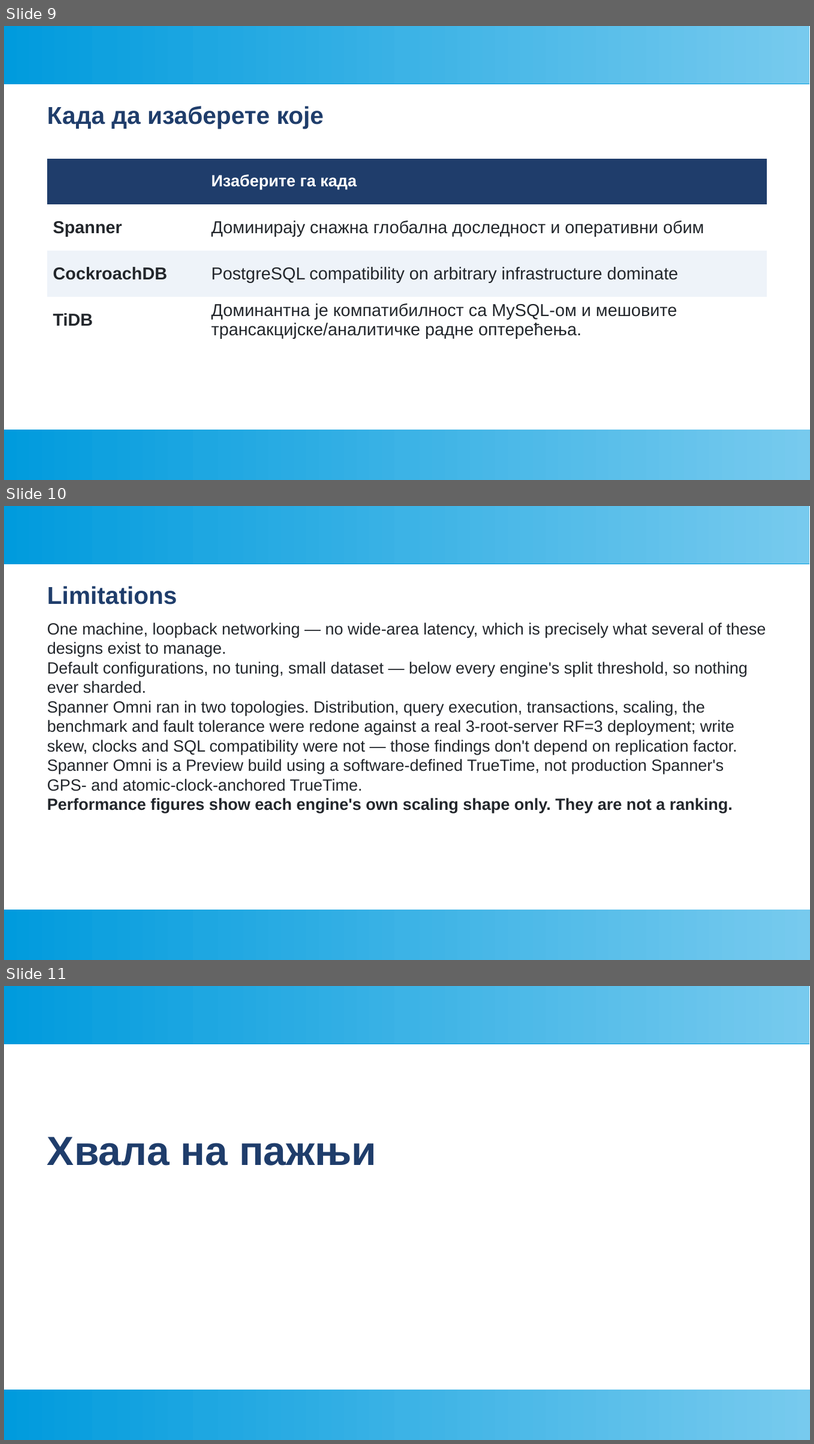
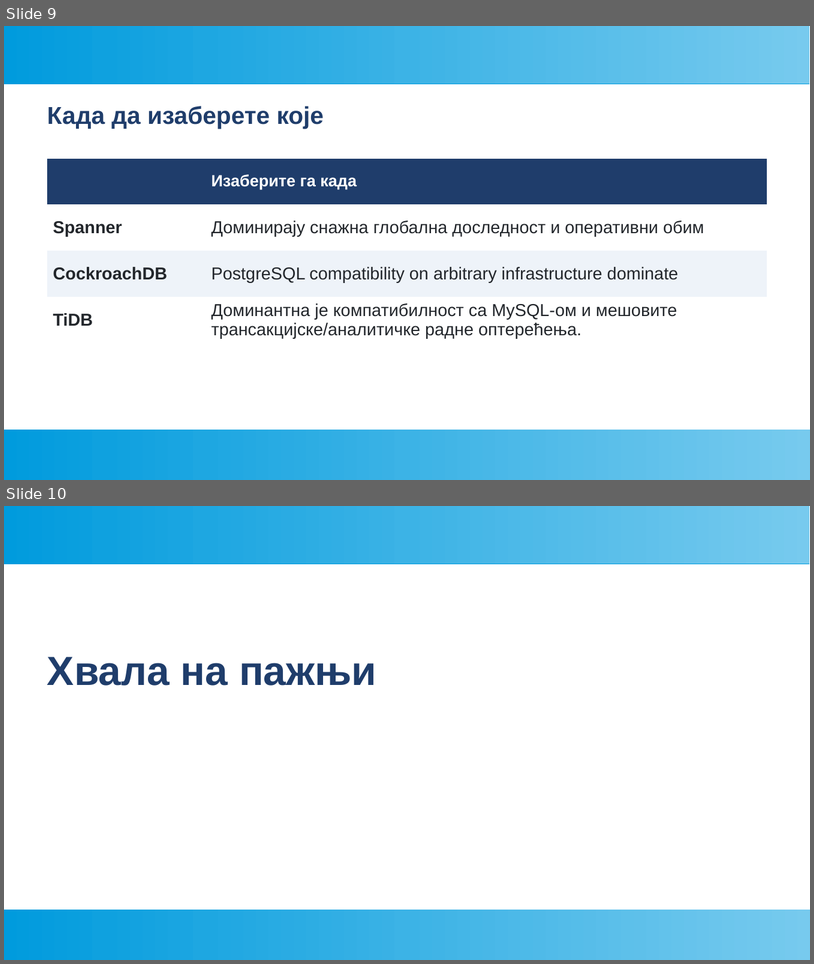
Before and after one commit to AleksaMilojkovic17252/db-seminar-3, a slide deck: seminar3.odp. Shown one above the other, each under a label of ours: slides 9, 10 and 11 before the commit, slides 9 and 10 after it. The pictures are 814x1444 and 814x964 pixels, drawn with LibreOffice and Linux fonts; fonts in the diff are those of the drawing. Boxes give left, top, right and bottom in pixels: in the first picture for what was removed or moved away, otherwise in the second. Text is boxed around its words. In the diff, an @@ line names an element or a change of style, - is before the commit and + after.

```diff
--- a/seminar3.odp
+++ b/seminar3.odp
@@ slide 10 removed at <box>4,506,810,960</box>, background #FFFFFF; not listed: 2 template elements that a slide beside it also shows @@
@@ text removed at <box>47,586,177,604</box> @@
-Limitations
@@ text removed at <box>47,622,766,813</box> @@
-One machine, loopback networking — no wide-area latency, which is precisely what several of these designs exist to manage.
-Default configurations, no tuning, small dataset — below every engine's split threshold, so nothing ever sharded.
-Spanner Omni ran in two topologies. Distribution, query execution, transactions, scaling, the benchmark and fault tolerance were redone against a real 3-root-server RF=3 deployment; write skew, clocks and SQL compatibility were not — those findings don't depend on replication factor.
-Spanner Omni is a Preview build using a software-defined TrueTime, not production Spanner's GPS- and atomic-clock-anchored TrueTime.
-Performance figures show each engine's own scaling shape only. They are not a ranking.
@@ what was slide 11 is now slide 10 @@
```
Also in this commit, not shown: 1 slide changed.
